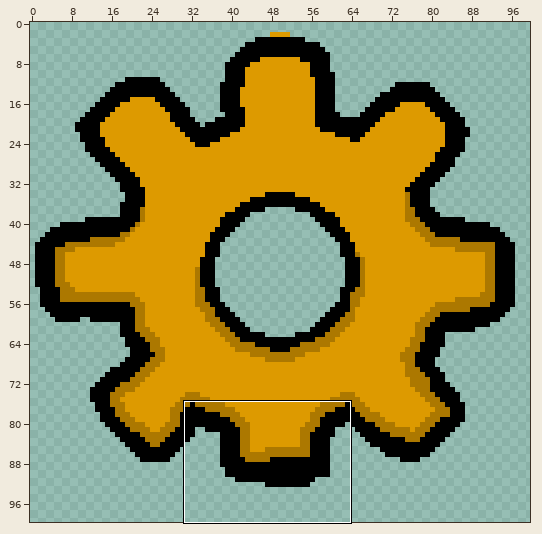
One commit to this pixel-art file: General Art/TestStuff/Icon.aseprite. Above, an overview of the earlier version with the close-up marked.
Close-up. First the earlier version:
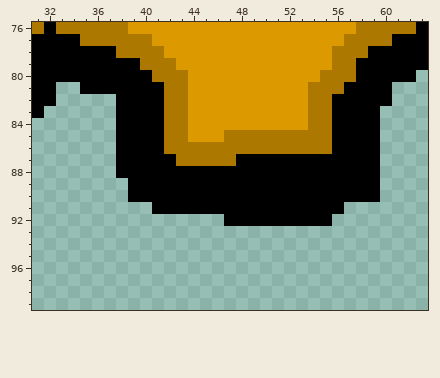
100x100 pixels, 1 frame. Colours within 5 levels of each other are drawn and written as one. Shown: x 31..63, y 76..99.
The result:
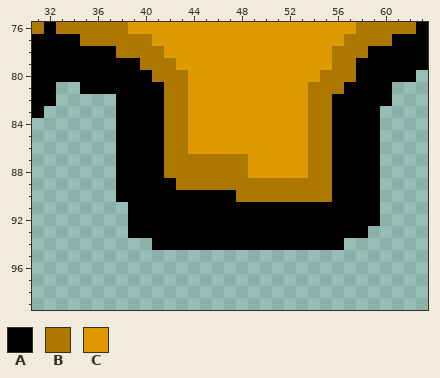
Palette (. is transparent): A #000000  B #ac7800  C #dd9a00
From old to new:
y 85: x 47..53 BBBBBBB -> CCCCCCC
y 86: x 44..53 BBBBBBBBBB -> CCCCCCCCCC
y 87: x 42 A -> B; x 48..55 AAAAAAAA -> BCCCCCBB
y 88: x 42..55 AAAAAAAAAAAAAA -> BBBBBBBCCCCCBB
y 89: x 38 . -> A; x 43..55 AAAAAAAAAAAAA -> BBBBBBBBBBBBB
y 90: x 38 . -> A; x 48..55 AAAAAAAA -> BBBBBBBB
y 91: x 39..40 .. -> AA; x 57..59 ... -> AAA
y 92: x 39..46 ........ -> AAAAAAAA; x 56..59 .... -> AAAA
y 93: x 39..58 .................... -> AAAAAAAAAAAAAAAAAAAA
y 94: x 41..56 ................ -> AAAAAAAAAAAAAAAA
Boxes around the changes in both close-ups, in picture pixels (x1, y1, x2, y2):
changed: (116, 130, 380, 250)
